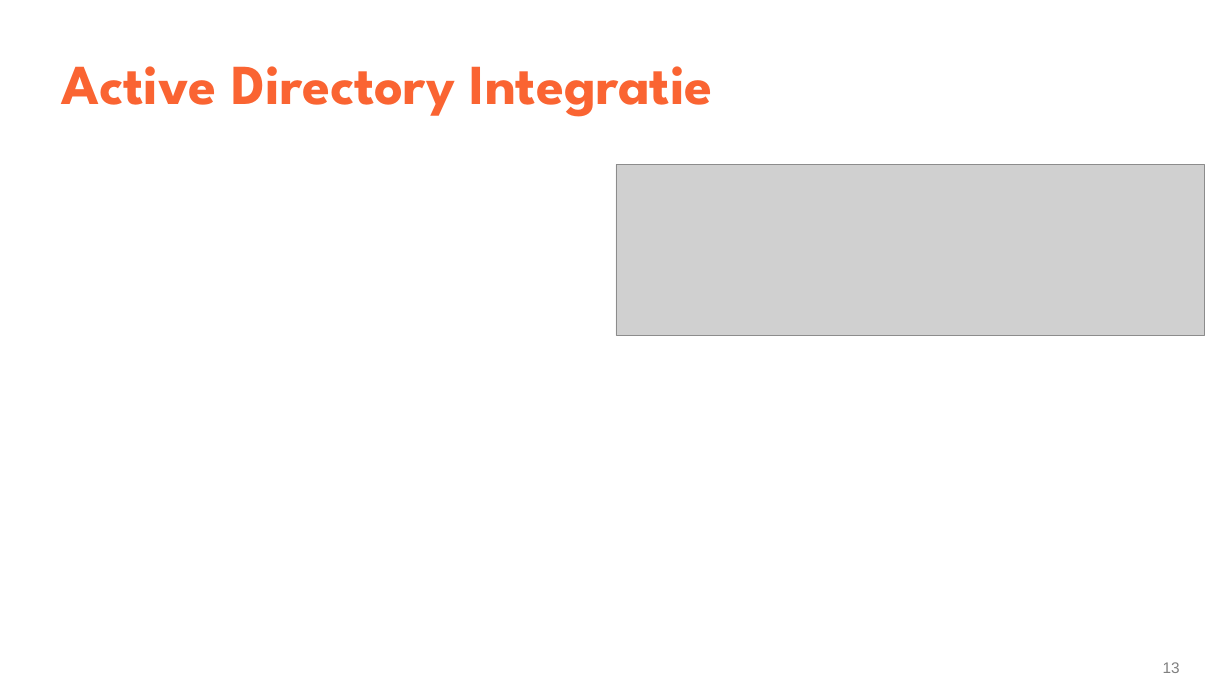
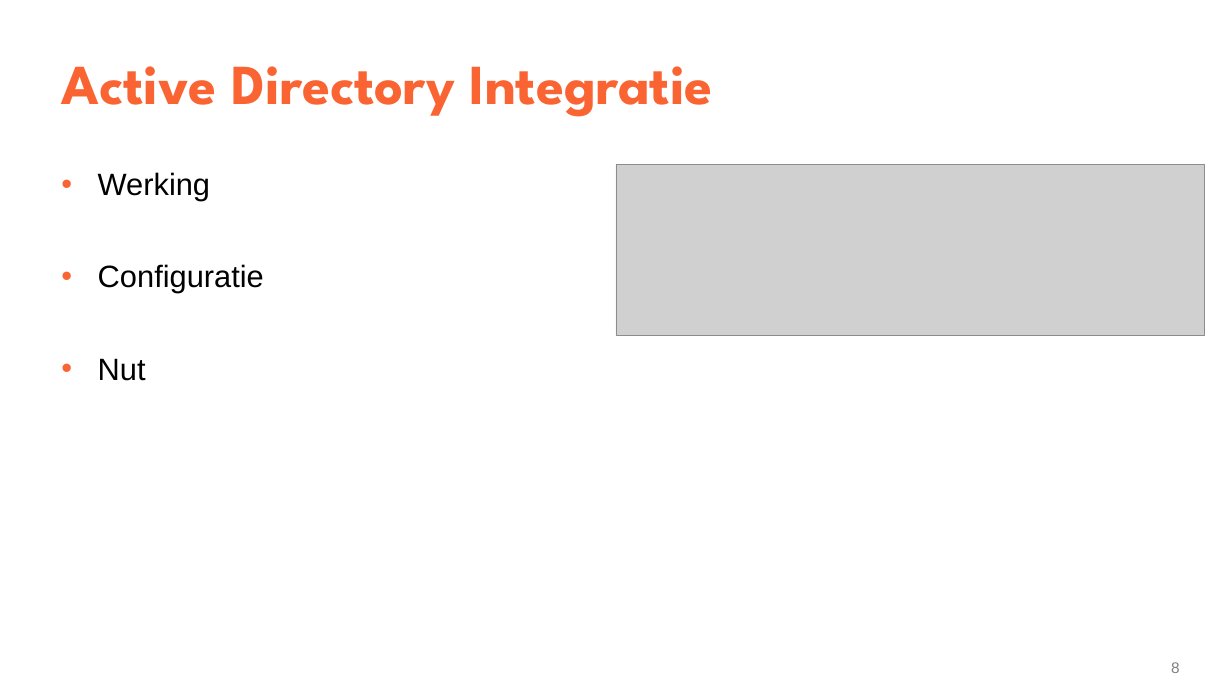
Before and after one commit to YenteLens/ylbachelorproef, a slide deck: slide 8 of Presentatie/eindpresentatie.pptx (slide 13 before the commit). Drawn at 1232x693 pixels with LibreOffice and Linux fonts; fonts in the diff are those of the drawing; grey boxes stand for pictures. Boxes give left, top, right and bottom in pixels: in the first picture for what was removed or moved away, otherwise in the second. Text is boxed around its words. In the diff, an @@ line names an element or a change of style, - is before the commit and + after.

```diff
--- a/Presentatie/eindpresentatie.pptx
+++ b/Presentatie/eindpresentatie.pptx
@@ text added at [98, 172, 264, 381], 24 pt, text #000000 @@
+  • Werking
+  • Configuratie
+  • Nut
@@ page number at [1171, 662, 1180, 673]: text changed @@
-13
+8
```
Also in this commit, not shown: 3 other slides changed, 8 slides added, 5 slides removed.
